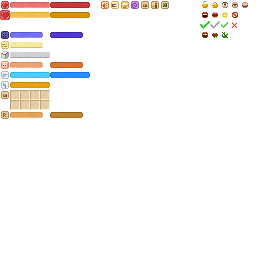
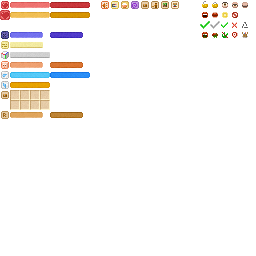
Layered file, before and after one edit (256px x 256px). Changes by layer:
added layer "回收" above "辞职" over (242, 22, 248, 28)
added layer "辞职" above "定位" over (242, 32, 248, 38)
added layer "定位" above "工作站" over (232, 32, 238, 38)
added layer "工作站" above "吃草 - 没草吃" over (171, 1, 179, 9)
